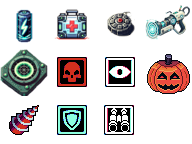
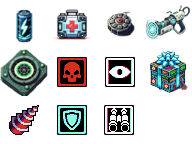
Layers edited between the first and the second (192, 144) image:
added layer "game_objects.png copy" above "pumpkin" over (147, 50, 190, 94)
renamed "game_objects.png" to "pumpkin", hid it, painted on it over (147, 50, 190, 94)
added layer "gift.png" over (149, 50, 188, 93)
